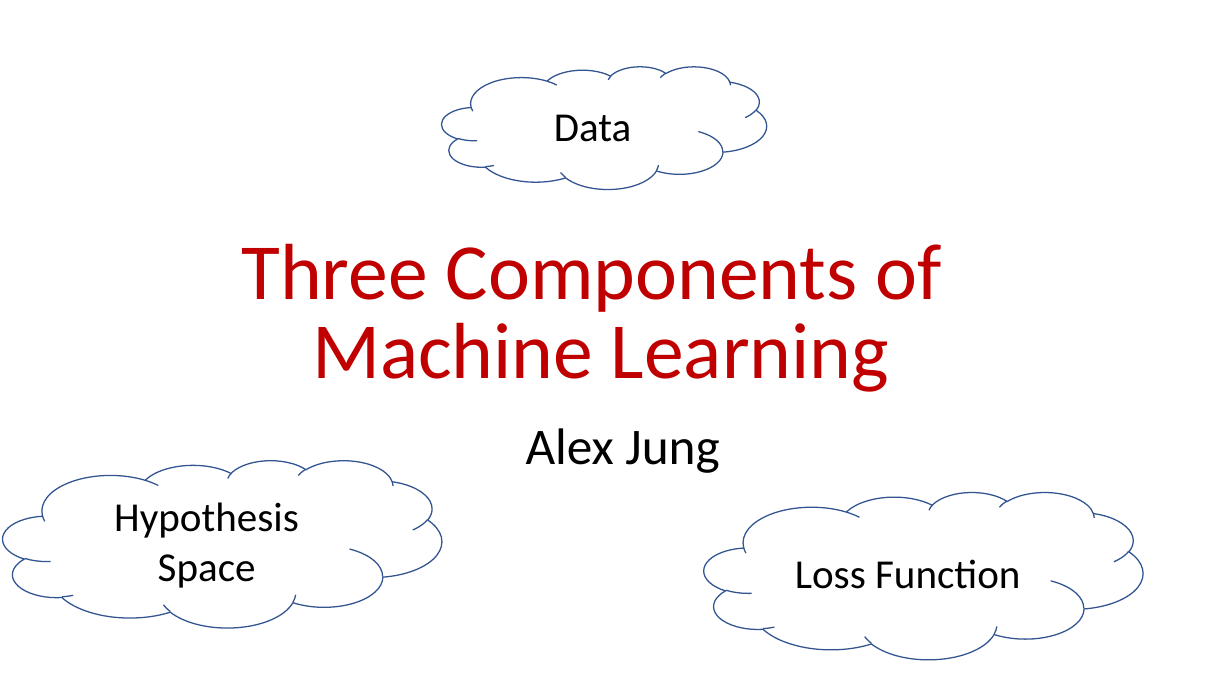
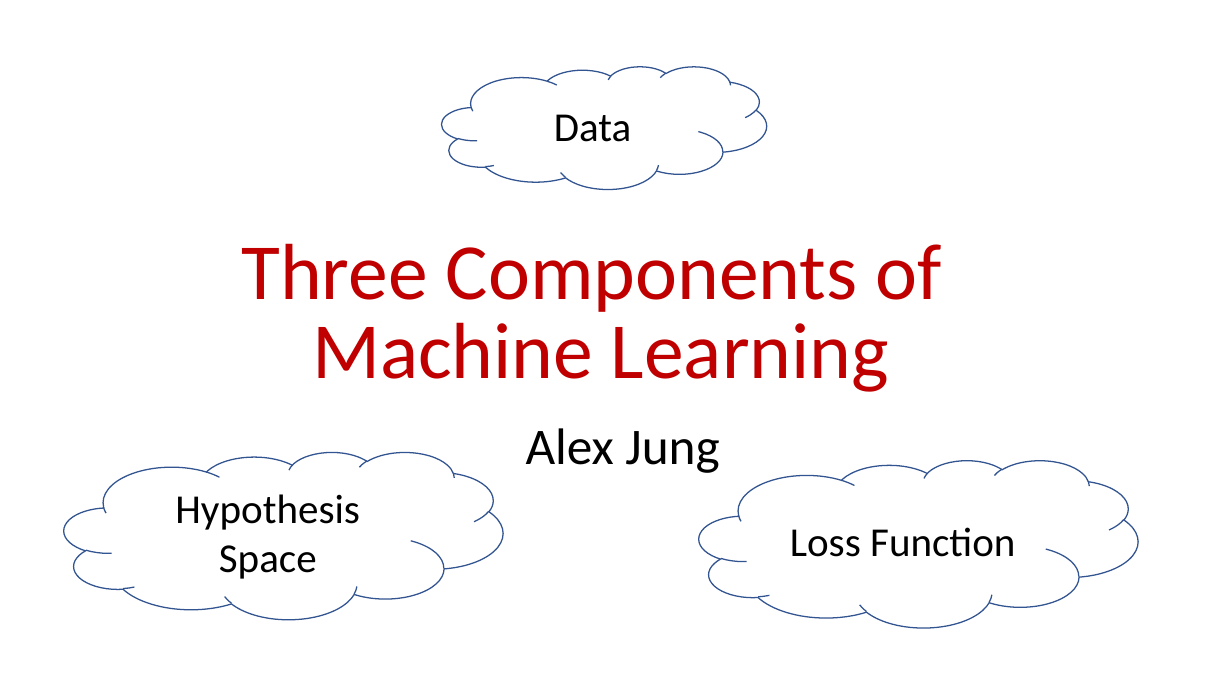
Before and after one commit to alexjungaalto/DeepLearningPython, a slide deck: slide 1 of slides/ThreeComponentsML.pptx. Drawn at 1232x693 pixels with LibreOffice and Linux fonts; fonts in the diff are those of the drawing. Boxes give left, top, right and bottom in pixels: in the first picture for what was removed or moved away, otherwise in the second. Text is boxed around its words. In the diff, an @@ line names an element or a change of style, - is before the commit and + after.

```diff
--- a/slides/ThreeComponentsML.pptx
+++ b/slides/ThreeComponentsML.pptx
@@ cloud "Hypothesis Space" moved from (x1=3, y1=460, x2=442, y2=628) to (x1=64, y1=452, x2=503, y2=619) @@
@@ cloud "Loss Function" moved from (x1=704, y1=492, x2=1143, y2=659) to (x1=700, y1=460, x2=1139, y2=628) @@
```
Also in this commit, not shown: 7 other slides changed, 1 slide added, 2 other files.
